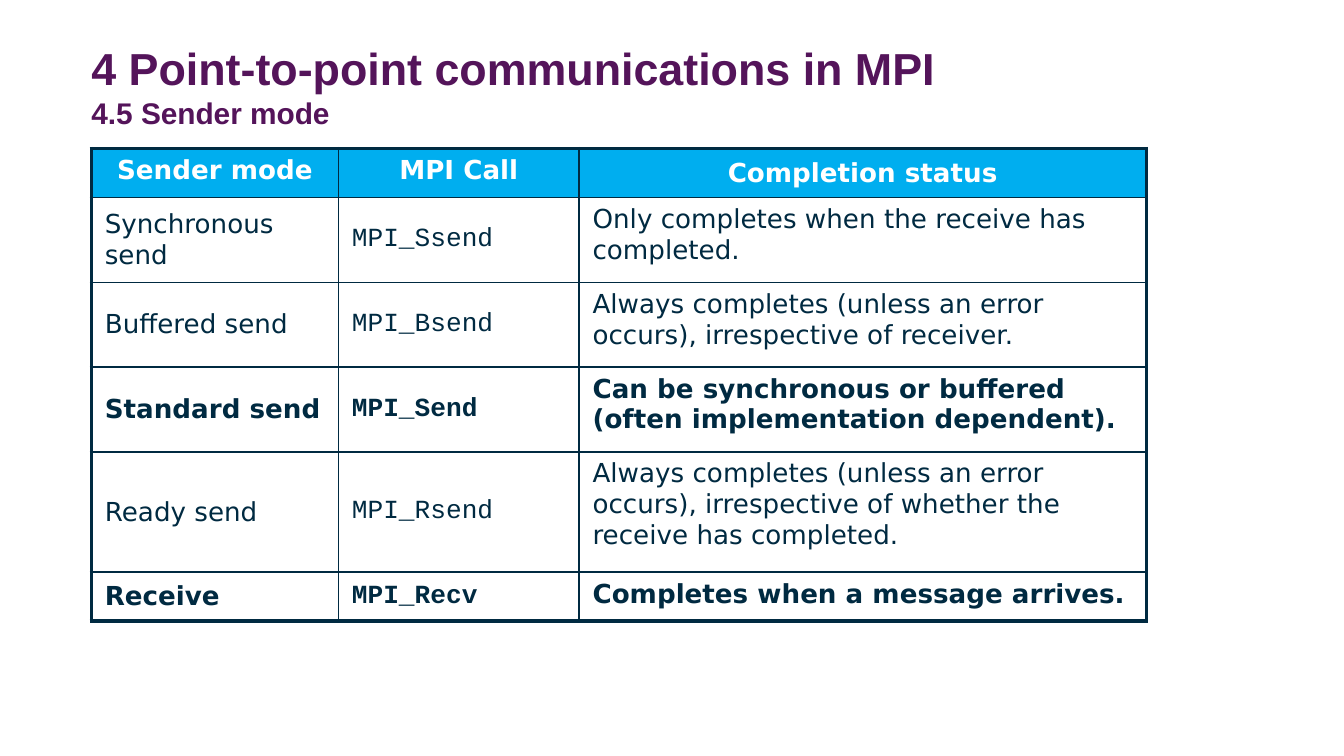
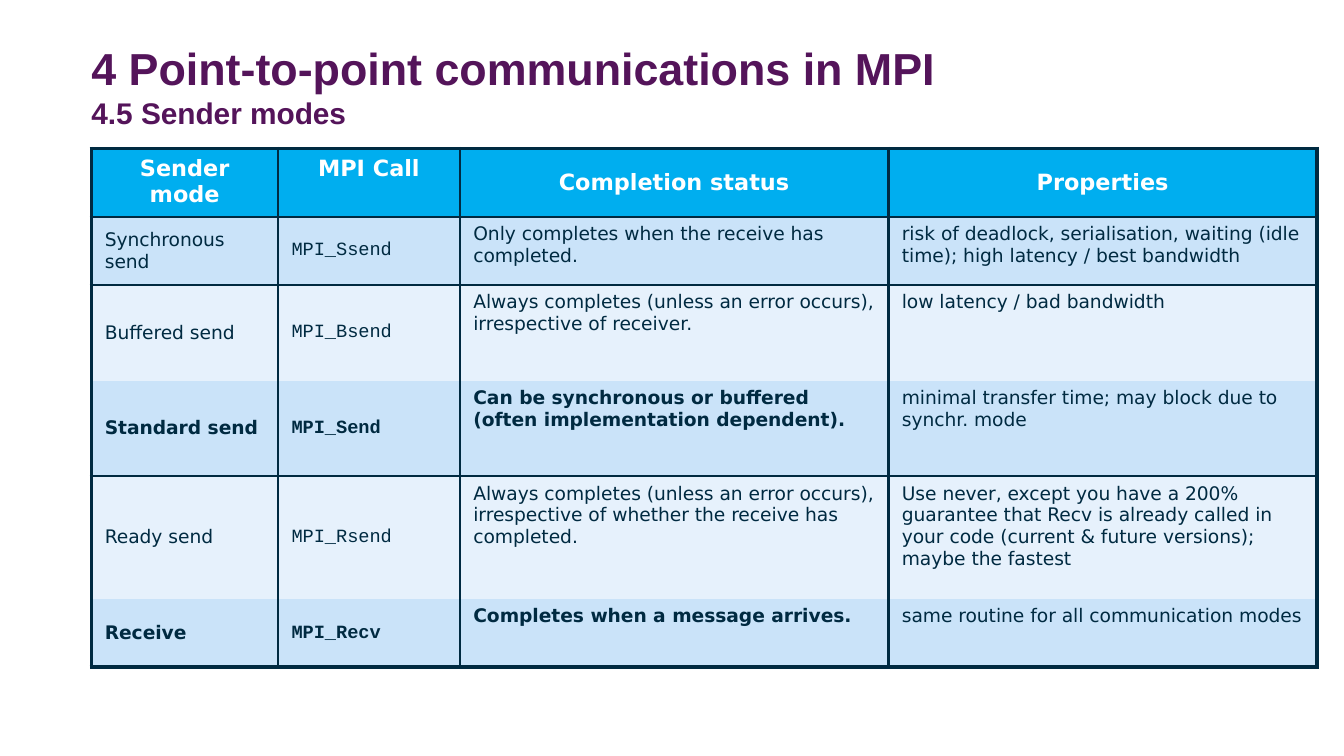
Before and after one commit to DurhamARC-Training/BasicParallelProgramming, a slide deck: slide 41 of OpenMPMPIShortCourse_Spring2026.odp. Drawn at 1344x756 pixels with LibreOffice and Linux fonts; fonts in the diff are those of the drawing; background and template pictures are left out. Boxes give left, top, right and bottom in pixels: in the first picture for what was removed or moved away, otherwise in the second. Text is boxed around its words. In the diff, an @@ line names an element or a change of style, - is before the commit and + after.

```diff
--- a/OpenMPMPIShortCourse_Spring2026.odp
+++ b/OpenMPMPIShortCourse_Spring2026.odp
@@ title at [91, 52, 935, 125]: text changed @@
-4 Point-to-point communications in MPI
-4.5 Sender mode
+4 Point-to-point communications in MPI
+4.5 Sender modes
@@ table at [91, 149, 1317, 668] @@
+column 4: Properties | risk of deadlock, serialisation, waiting (idle time); high latency / best bandwidth | low latency / bad bandwidth | minimal transfer time; may block due to synchr. mode | Use never, except you have a 200% guarantee that Recv is already called in your code (current & future versions); maybe the fastest | same routine for all communication modes
@@ table: place and size @@
-table at [91, 149, 1146, 622]
+table at [91, 149, 1317, 668]
```
Also in this commit, not shown: 19 other slides changed, 6 slides added, 1 slide removed, 1 other file.
